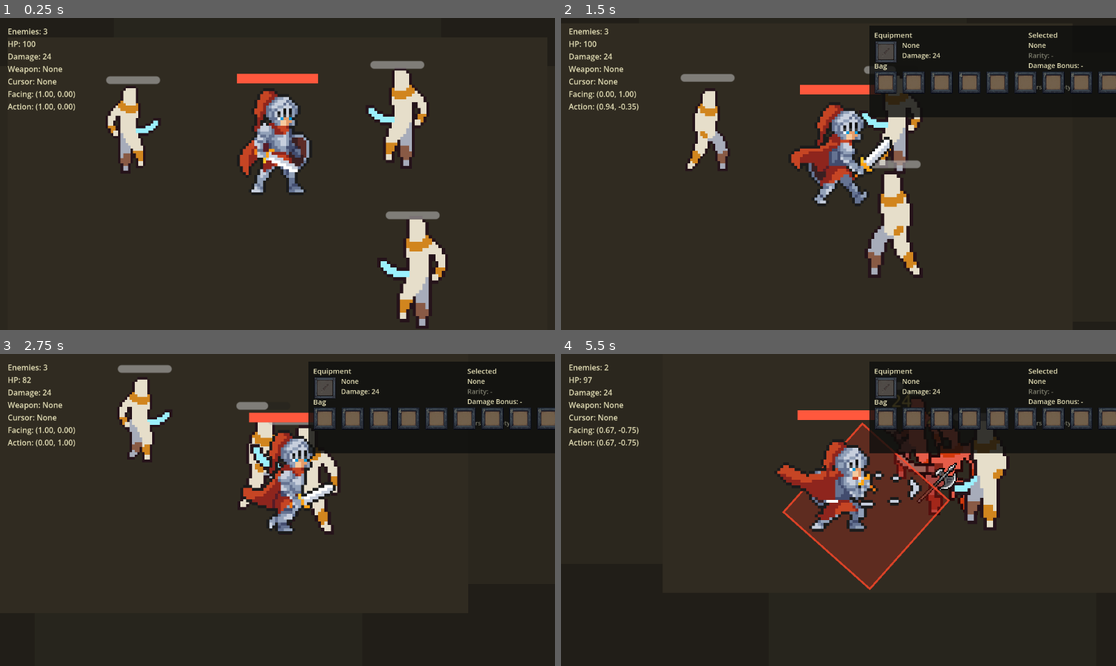
Above: before the commit, frames 1-4 (two rows, left to right).
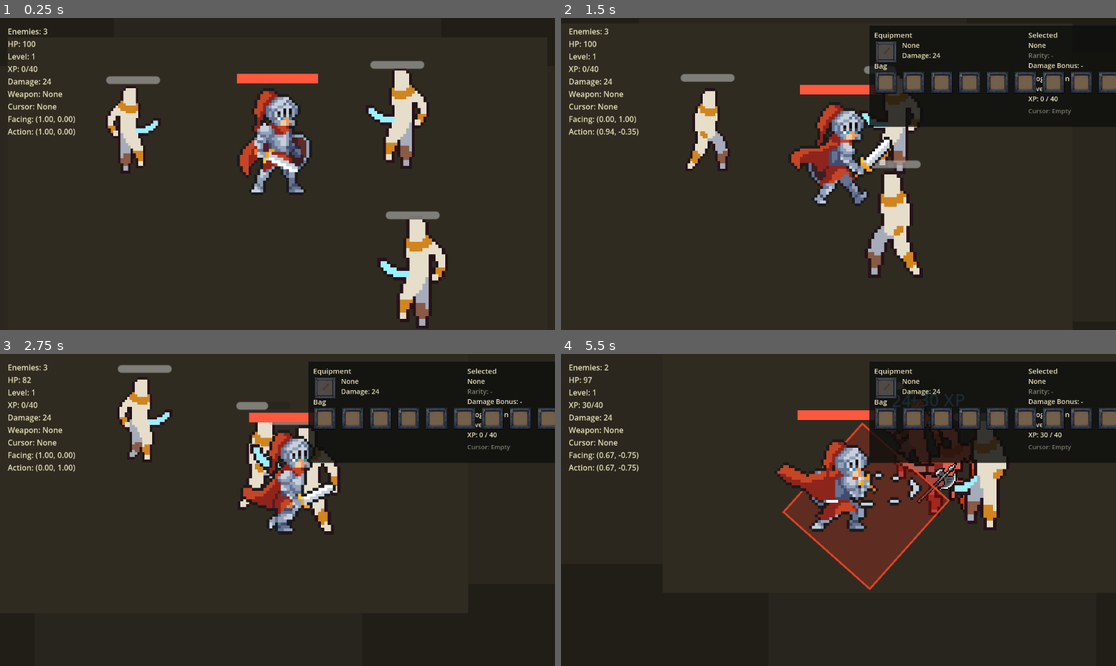
Above: after the commit, the same moments.

Repository: wq1456728/prototype-alpha
Game: Godot game, scene res://scenes/maps/combat_sandbox.tscn
Two runs of this game, one before a commit and one after it. Both use one fixed random seed, a clock stepped at 60 frames per second and the inputs below. Sound files missing from this copy of the repository are replaced by a short silence.
Inputs (mouse positions are in pixels of both pictures, inside the frame that each line leads up to):
- Up to frame 1 (0.25 s): no input
- Up to frame 2 (1.5 s): tap Enter at 0.5 s; move the mouse to (960, 158) at 0.52 s; hold Right (ui_right) 0.53-1.28 s; tap B at 0.6 s; click (960, 158) at 0.67 s; move the mouse to (727, 189) at 1.27 s; hold Down (ui_down) from 1.28 s (still down); tap 1 at 1.35 s
- Up to frame 3 (2.75 s): move the mouse to (333, 441) at 2.02 s; release Down (ui_down) at 2.03 s; hold Right (ui_right) from 2.03 s (still down); tap 2 at 2.1 s
- Up to frame 4 (5.5 s): move the mouse to (810, 572) at 2.77 s; release Right (ui_right) at 2.78 s; hold Up (ui_up) 2.78-3.53 s; tap one key every 0.75 s from 2.85 s: 3 4 5 6; click (810, 572) at 2.92 s; move the mouse to (1005, 556) at 3.52 s; hold Left (ui_left) 3.53-5.03 s; move the mouse to (672, 463) at 4.27 s; move the mouse to (866, 510) at 5.02 s; hold Down (ui_down) from 5.03 s (still down); click (866, 510) at 5.17 s

The runs differ from the first frame. In frame 1, 0.9% of the frame differs, in the area x 1-14%, y 11-38%; in frame 2, 2.0%; in frame 3, 1.8%; in frame 4, 2.3%, in the area x 1-100%, y 11-38%.

Commit message:
TASK-014 add XP and level growth

Diff:
--- a/scripts/enemy/mummy_enemy.gd
+++ b/scripts/enemy/mummy_enemy.gd
@@ -16,6 +16,7 @@
 @export var ai_min_think_time := 0.45
 @export var ai_max_think_time := 1.1
 @export var drops_loot := true
+@export var xp_reward := 20
 
 const ATTACK_LOCK_TIME := 0.62
 const ATTACK_HIT_DELAY := 0.32
@@ -33,6 +34,7 @@
 const HIT_FLASH_COLOR := Color(1.0, 0.42, 0.36, 1.0)
 const HURT_KNOCKBACK_SPEED := 130.0
 const DAMAGE_NUMBER_COLOR := Color(1.0, 0.86, 0.36, 1.0)
+const XP_NUMBER_COLOR := Color(0.45, 0.78, 1.0, 1.0)
 const WEAPON_BASES := [
 	{
 		"id": "rusty_short_sword",
@@ -271,6 +273,7 @@
 	pending_attack_hit = false
 	hp_bar.visible = false
 	_spawn_sfx(DEATH_SFX, -13.0, 1.0)
+	_grant_player_xp()
 	_drop_loot()
 	_heal_player_on_death()
 	_play("death", true)
@@ -283,6 +286,15 @@
 		_find_player()
 	if is_instance_valid(player) and player.has_method("heal_fraction"):
 		player.heal_fraction(1.0 / 3.0)
+
+
+func _grant_player_xp() -> void:
+	if not is_instance_valid(player):
+		_find_player()
+	if not is_instance_valid(player) or not player.has_method("gain_xp"):
+		return
+	player.gain_xp(xp_reward)
+	_spawn_feedback("+%d XP" % xp_reward, XP_NUMBER_COLOR, Vector2(0, -96))
 
 
 func _drop_loot() -> void:
--- a/scripts/maps/combat_sandbox.gd
+++ b/scripts/maps/combat_sandbox.gd
@@ -36,6 +36,8 @@
 var selected_name_label: Label
 var selected_rarity_label: Label
 var selected_damage_label: Label
+var progression_level_label: Label
+var progression_xp_label: Label
 var equip_button: Button
 var cursor_item_icon: TextureRect
 var cursor_status_label: Label
@@ -126,9 +128,9 @@
 
 func _spawn_wave() -> void:
 	_clear_enemies()
-	_spawn_mummy("MummyScout", $EnemySpawns/DummySpawn.global_position, 35, 42.0, 6, 46.0, 40.0, 1.25, 2.6)
-	_spawn_mummy("MummyGrunt", $EnemySpawns/GruntSpawn.global_position, 55, 68.0, 10, 54.0, 46.0, 1.1, 3.0)
-	_spawn_mummy("MummyBrute", $EnemySpawns/BruteSpawn.global_position, 95, 48.0, 18, 60.0, 52.0, 1.35, 3.35)
+	_spawn_mummy("MummyScout", $EnemySpawns/DummySpawn.global_position, 35, 42.0, 6, 46.0, 40.0, 1.25, 2.6, 20)
+	_spawn_mummy("MummyGrunt", $EnemySpawns/GruntSpawn.global_position, 55, 68.0, 10, 54.0, 46.0, 1.1, 3.0, 30)
+	_spawn_mummy("MummyBrute", $EnemySpawns/BruteSpawn.global_position, 95, 48.0, 18, 60.0, 52.0, 1.35, 3.35, 45)
 
 
 func _clear_enemies() -> void:
@@ -145,7 +147,8 @@
 	attack_range: float,
 	preferred_distance: float,
 	attack_cooldown: float,
-	display_scale: float
+	display_scale: float,
+	xp_reward: int
 ) -> void:
 	var enemy := MUMMY_SCENE.instantiate()
 	enemy.name = enemy_name
@@ -157,6 +160,7 @@
 	enemy.preferred_distance = preferred_distance
 	enemy.attack_cooldown = attack_cooldown
 	enemy.display_scale = display_scale
+	enemy.xp_reward = xp_reward
 	enemies_root.add_child(enemy)
 
 
@@ -165,6 +169,8 @@
 	var hp_text := "?"
 	var damage_text := "?"
 	var weapon_text := "?"
+	var level_text := "?"
+	var xp_text := "?/?"
 	var facing_text := "?"
 	var action_text := "?"
 	var cursor_text := "None"
@@ -173,6 +179,10 @@
 		hp_text = str(hp_value) if hp_value != null else "?"
 		if player.has_method("get_current_attack_damage"):
 			damage_text = str(player.get_current_attack_damage())
+		if player.has_method("get_level"):
+			level_text = str(player.get_level())
+		if player.has_method("get_current_xp") and player.has_method("get_xp_to_next_level"):
+			xp_text = "%d/%d" % [int(player.get_current_xp()), int(player.get_xp_to_next_level())]
 		if player.has_method("get_equipped_weapon_name"):
 			weapon_text = str(player.get_equipped_weapon_name())
 		if player.has_method("get_facing_direction"):
@@ -181,14 +191,14 @@
 			action_text = _format_vector(player.get_action_direction())
 	if not cursor_item.is_empty():
 		cursor_text = str(cursor_item.get("name", "Item"))
-	debug_label.text = "Enemies: %d\nHP: %s\nDamage: %s\nWeapon: %s\nCursor: %s\nFacing: %s\nAction: %s" % [enemy_count, hp_text, damage_text, weapon_text, cursor_text, facing_text, action_text]
+	debug_label.text = "Enemies: %d\nHP: %s\nLevel: %s\nXP: %s\nDamage: %s\nWeapon: %s\nCursor: %s\nFacing: %s\nAction: %s" % [enemy_count, hp_text, level_text, xp_text, damage_text, weapon_text, cursor_text, facing_text, action_text]
 
 
 func _build_inventory_ui() -> void:
 	inventory_panel = Control.new()
 	inventory_panel.name = "InventoryPanel"
 	inventory_panel.position = Vector2(640, 16)
-	inventory_panel.size = Vector2(610, 190)
+	inventory_panel.size = Vector2(610, 210)
 	inventory_panel.visible = false
 	debug_canvas.add_child(inventory_panel)
 
@@ -247,6 +257,13 @@
 	selected_damage_label = _make_label("Damage Bonus: -", Vector2(330, 73), Vector2(170, 20), 14, LABEL_COLOR)
 	inventory_panel.add_child(selected_damage_label)
 
+	var progression_title := _make_label("Progression", Vector2(330, 98), Vector2(140, 20), 15, LABEL_COLOR)
+	inventory_panel.add_child(progression_title)
+	progression_level_label = _make_label("Level: 1", Vector2(330, 121), Vector2(140, 20), 14, LABEL_COLOR)
+	inventory_panel.add_child(progression_level_label)
+	progression_xp_label = _make_label("XP: 0 / 40", Vector2(330, 142), Vector2(160, 20), 14, LABEL_COLOR)
+	inventory_panel.add_child(progression_xp_label)
+
 	equip_button = Button.new()
 	equip_button.text = "Equip"
 	equip_button.position = Vector2(520, 31)
@@ -255,7 +272,7 @@
 	equip_button.pressed.connect(_equip_selected_slot)
 	inventory_panel.add_child(equip_button)
 
-	cursor_status_label = _make_label("Cursor: Empty", Vector2(330, 118), Vector2(250, 20), 13, EMPTY_LABEL_COLOR)
+	cursor_status_label = _make_label("Cursor: Empty", Vector2(330, 168), Vector2(250, 20), 13, EMPTY_LABEL_COLOR)
 	inventory_panel.add_child(cursor_status_label)
 
 	for i in range(10):
@@ -328,6 +345,10 @@
 	if player.has_method("get_current_attack_damage"):
 		damage_text = str(player.get_current_attack_damage())
 	equipment_damage_label.text = "Damage: %s" % damage_text
+	if progression_level_label != null and player.has_method("get_level"):
+		progression_level_label.text = "Level: %d" % int(player.get_level())
+	if progression_xp_label != null and player.has_method("get_current_xp") and player.has_method("get_xp_to_next_level"):
+		progression_xp_label.text = "XP: %d / %d" % [int(player.get_current_xp()), int(player.get_xp_to_next_level())]
 
 	var items: Array = player.get_inventory_items()
 	if selected_slot_index >= items.size() or (selected_slot_index >= 0 and items[selected_slot_index].is_empty()):
--- a/scripts/player/knight_player.gd
+++ b/scripts/player/knight_player.gd
@@ -43,6 +43,10 @@
 const MAX_SOFT_COLLISION_SPEED := 95.0
 const BAG_SLOT_COUNT := 10
 const EQUIP_SLOT_KEYS := [KEY_1, KEY_2, KEY_3, KEY_4, KEY_5, KEY_6, KEY_7, KEY_8, KEY_9, KEY_0]
+const LEVEL_1_XP_TO_NEXT := 40
+const XP_TO_NEXT_LEVEL_STEP := 25
+const DAMAGE_PER_LEVEL := 3
+const LEVEL_UP_HEAL_FRACTION := 0.25
 const DEBUG_ATTACK_AREA_COLOR := Color(1.0, 0.18, 0.12, 0.22)
 const DEBUG_ATTACK_AREA_OUTLINE := Color(1.0, 0.28, 0.16, 0.8)
 
@@ -64,6 +68,10 @@
 var hp := MAX_HP
 var dead := false
 var damage_bonus := 0
+var level := 1
+var current_xp := 0
+var xp_to_next_level := LEVEL_1_XP_TO_NEXT
+var level_damage_bonus := 0
 var inventory_items: Array[Dictionary] = []
 var equipped_weapon: Dictionary = {}
 var item_cursor_blocks_attacks := false
@@ -227,7 +235,7 @@
 	velocity = Vector2.ZERO
 	action_direction = _valid_direction_or_facing(attack_direction)
 	_set_facing_direction(action_direction)
-	pending_hit_damage = damage + damage_bonus
+	pending_hit_damage = damage + get_total_damage_bonus()
 	pending_hit_time = hit_delay
 	pending_second_hit_time = -1.0
 	pending_forward_range = forward_range
@@ -263,7 +271,7 @@
 	velocity = Vector2.ZERO
 	action_direction = _valid_direction_or_facing(aim_direction)
 	_set_facing_direction(action_direction)
-	pending_hit_damage = SHIELD_CHARGE_DAMAGE + damage_bonus
+	pending_hit_damage = SHIELD_CHARGE_DAMAGE + get_total_damage_bonus()
 	pending_hit_time = SHIELD_CHARGE_HIT_DELAY
 	pending_second_hit_time = SHIELD_CHARGE_SECOND_HIT_DELAY
 	pending_forward_range = SHIELD_CHARGE_FORWARD_RANGE
@@ -338,8 +346,45 @@
 	return damage_bonus
 
 
+func get_total_damage_bonus() -> int:
+	return damage_bonus + level_damage_bonus
+
+
 func get_current_attack_damage() -> int:
-	return LIGHT_ATTACK_DAMAGE + damage_bonus
+	return LIGHT_ATTACK_DAMAGE + get_total_damage_bonus()
+
+
+func gain_xp(amount: int) -> bool:
+	if dead or amount <= 0:
+		return false
+	current_xp += amount
+	var leveled_up := false
+	while current_xp >= xp_to_next_level:
+		current_xp -= xp_to_next_level
+		level += 1
+		level_damage_bonus += DAMAGE_PER_LEVEL
+		xp_to_next_level += XP_TO_NEXT_LEVEL_STEP
+		leveled_up = true
+	if leveled_up:
+		hp = mini(hp + int(round(MAX_HP * LEVEL_UP_HEAL_FRACTION)), MAX_HP)
+		hp_bar.value = hp
+	return leveled_up
+
+
+func get_level() -> int:
+	return level
+
+
+func get_current_xp() -> int:
+	return current_xp
+
+
+func get_xp_to_next_level() -> int:
+	return xp_to_next_level
+
+
+func get_level_damage_bonus() -> int:
+	return level_damage_bonus
 
 
 func equip_bag_slot(slot_index: int) -> bool:
--- a/tools/debug_combat_sandbox.gd
+++ b/tools/debug_combat_sandbox.gd
@@ -56,8 +56,14 @@
 
 	var target := enemies[0]
 	var before_damage := int(player.call("get_current_attack_damage"))
+	var before_xp := int(player.call("get_current_xp"))
 	target.call("take_damage", int(target.get("max_hp")), player.global_position)
 	await physics_frame
+	var after_kill_xp := int(player.call("get_current_xp"))
+	if after_kill_xp <= before_xp:
+		print("combat_sandbox FAIL xp_not_awarded xp %d -> %d reward=%s" % [before_xp, after_kill_xp, target.get("xp_reward")])
+		quit(1)
+		return
 	var feedback_after_hit := get_nodes_in_group("feedback").size()
 	var loot := _first_loot() as Area2D
 	if loot == null:
@@ -137,7 +143,19 @@
 		print("combat_sandbox FAIL cursor_back_to_bag cursor=%s bag=%d" % [current_scene.call("has_cursor_item"), _filled_bag_count(player)])
 		quit(1)
 		return
+	var before_level := int(player.call("get_level"))
+	var before_level_damage := int(player.call("get_current_attack_damage"))
+	var xp_needed := int(player.call("get_xp_to_next_level")) - int(player.call("get_current_xp"))
+	player.call("gain_xp", xp_needed)
+	await process_frame
+	var after_level := int(player.call("get_level"))
+	var after_level_damage := int(player.call("get_current_attack_damage"))
+	if after_level <= before_level or after_level_damage <= before_level_damage:
+		print("combat_sandbox FAIL level_growth level %d -> %d damage %d -> %d" % [before_level, after_level, before_level_damage, after_level_damage])
+		quit(1)
+		return
 	print("combat_sandbox loot ok: damage %d -> walkover %d -> equip %d weapon=%s bag=%d cursor=%s loot_left=%d enemies_le …(258 unchanged characters)…
+	print("combat_sandbox progression ok: xp %d -> %d level %d -> %d damage %d -> %d" % [before_xp, after_kill_xp, before_level, after_level, before_level_damage, after_level_damage])
 	quit(0)
 
 
Not shown, changed: TASK_BOARD.md
